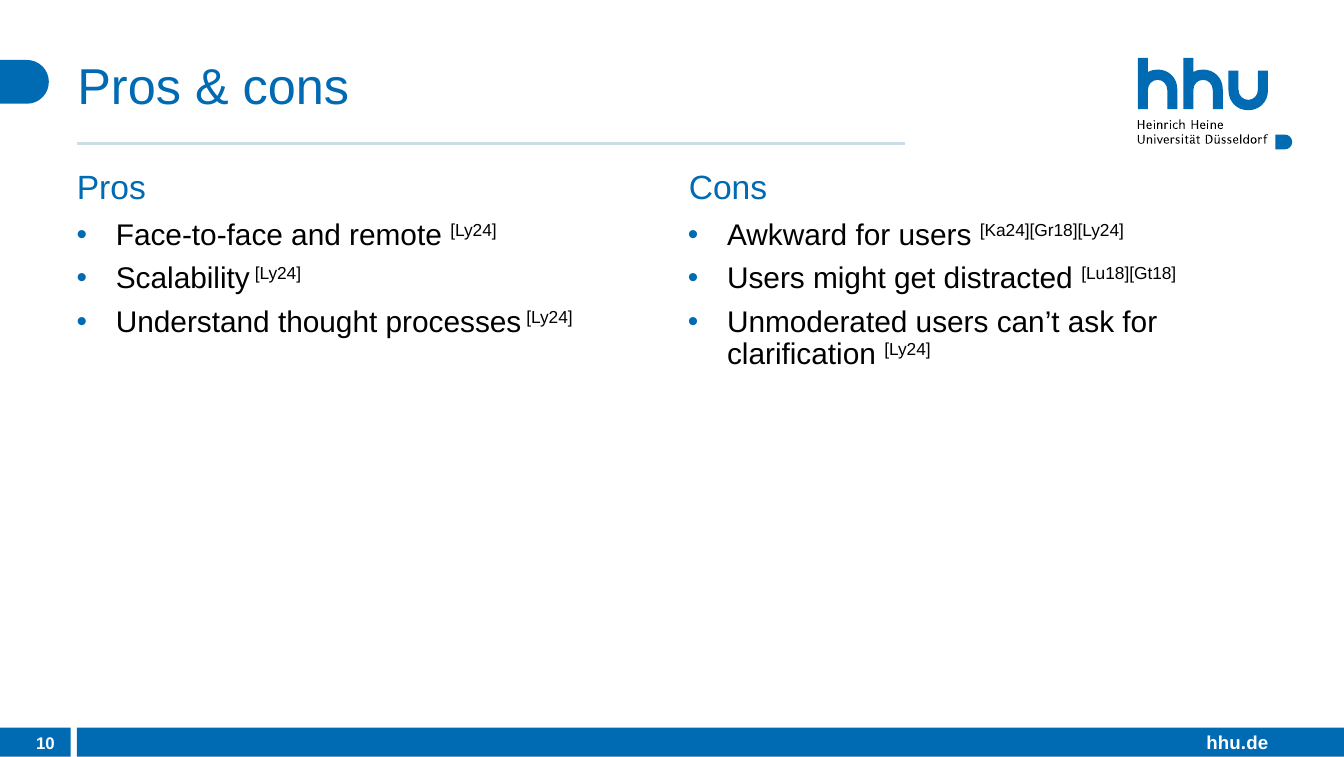
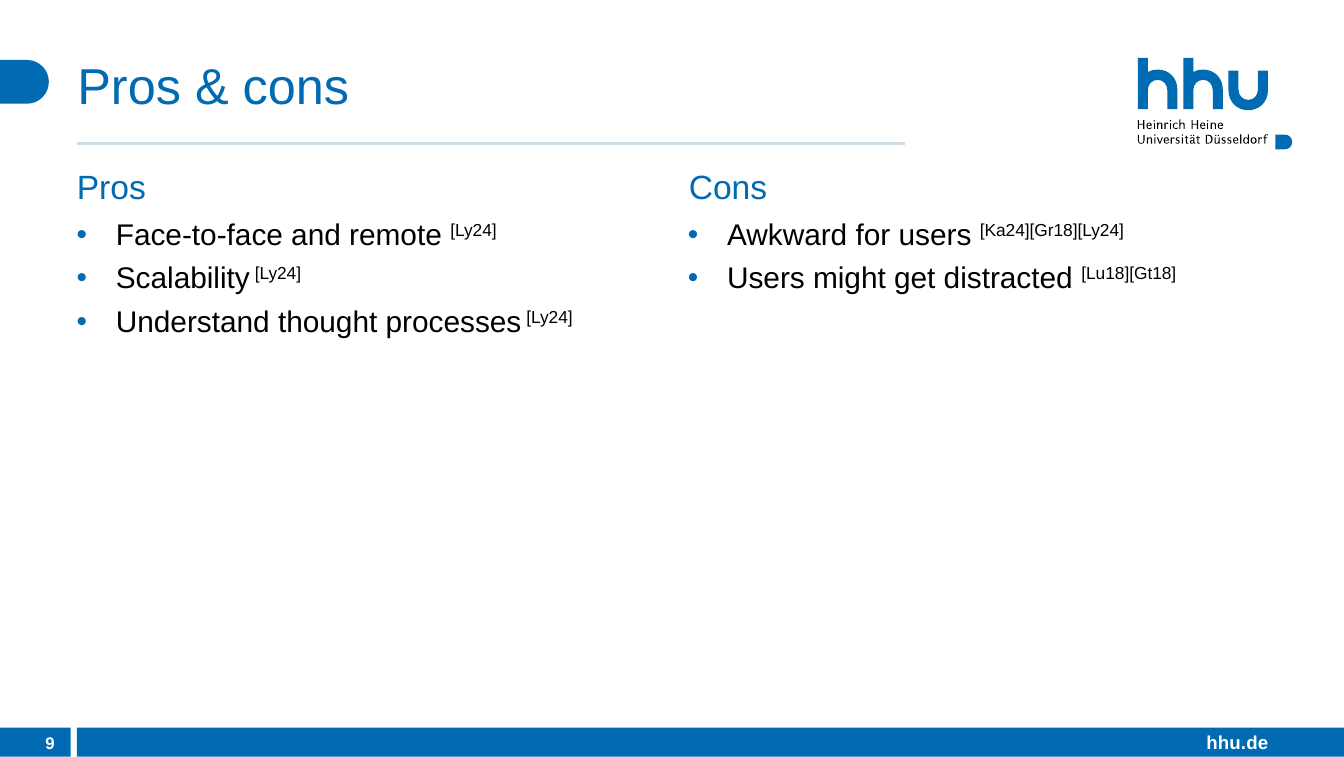
Before and after one commit to DerHyper/User-Experience-UX-Design-and-Management, a slide deck: slide 9 of Praesentation.pptx (slide 10 before the commit). Drawn at 1344x757 pixels with LibreOffice and Linux fonts; fonts in the diff are those of the drawing. Boxes give left, top, right and bottom in pixels: in the first picture for what was removed or moved away, otherwise in the second. Text is boxed around its words. In the diff, an @@ line names an element or a change of style, - is before the commit and + after.

```diff
--- a/Praesentation.pptx
+++ b/Praesentation.pptx
@@ text at (x1=727, y1=310, x2=1157, y2=365): paragraph removed @@
-• Unmoderated users can’t ask for clarification [Ly24]
@@ page number at (x1=45, y1=737, x2=54, y2=749): text changed @@
-10
+9
```
Also in this commit, not shown: 5 other slides changed.
